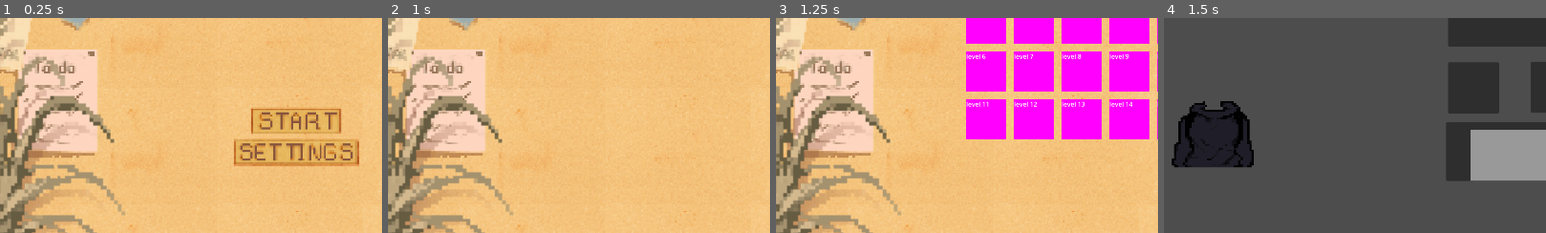
Above: before the commit, frames 1-4 (left to right).
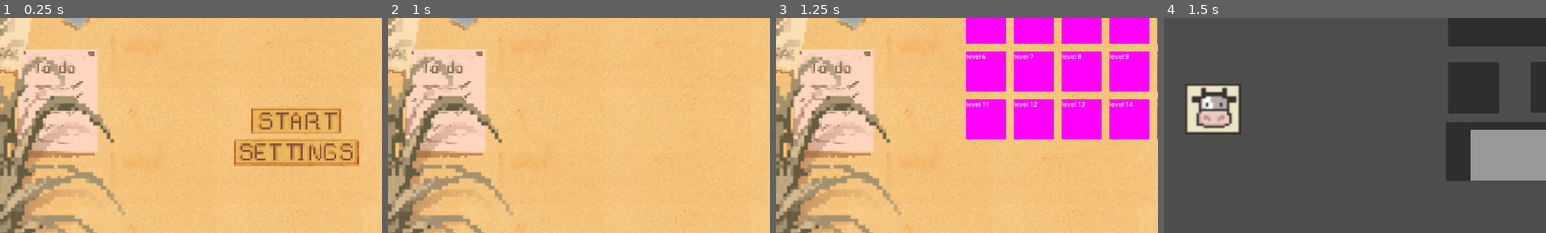
Above: after the commit, the same moments.

Repository: Project-Pixel-UoS/Brew-n-Buzz
Game: Godot game, scene res://scenes/main_menu.tscn
Two runs of this game, one before a commit and one after it. Both use one fixed random seed, a clock stepped at 60 frames per second and the inputs below.
Inputs (mouse positions are % of the whole screen's width and height, from its top left):
- Up to frame 1 (0.25 s): no input
- Up to frame 2 (1 s): click (50, 61) at 0.5 s
- Up to frame 3 (1.25 s): no input
- Up to frame 4 (1.5 s): click "level 1" at 1.25 s
The pictures show only the part of the screen within x 11-61%, y 38-88%; the shares and areas given below are measured in that part.

Frames 1-3 are identical in both runs. In frame 4, 6.8% of the frame differs, in the area x 2-24%, y 30-70%.

Commit message:
[fix]: Drag & Drop Issue

Diff:
--- a/scenes/level_1.tscn
+++ b/scenes/level_1.tscn
@@ -239,6 +239,7 @@
 script = ExtResource("6_7ydoj")
 
 [node name="TeaDrawer" type="Panel" parent="Ingredients/DrawerButton"]
+layout_mode = 0
 offset_left = 49.0
 offset_top = -11.0
 offset_right = 301.0
@@ -246,6 +247,7 @@
 
 [node name="FruitTea" type="TextureButton" parent="Ingredients/DrawerButton/TeaDrawer"]
 texture_filter = 1
+layout_mode = 0
 offset_left = 140.0
 offset_top = 10.0
 offset_right = 236.0
@@ -255,6 +257,7 @@
 
 [node name="CamomileTea" type="TextureButton" parent="Ingredients/DrawerButton/TeaDrawer"]
 texture_filter = 1
+layout_mode = 0
 offset_left = 15.0
 offset_top = 12.0
 offset_right = 111.0
--- a/scenes/object.tscn
+++ b/scenes/object.tscn
@@ -1,23 +1,21 @@
 [gd_scene load_steps=4 format=3 uid="uid://boyudpbxnh87s"]
 
 [ext_resource type="Script" path="res://scenes/object.gd" id="1_myfes"]
-[ext_resource type="Texture2D" uid="uid://krrd3ra33v5n" path="res://prototype/body1.png" id="2_n8tra"]
+[ext_resource type="Texture2D" uid="uid://bej466ttippun" path="res://images/kitchen panel/ingredients/milk.PNG" id="2_imion"]
 
 [sub_resource type="RectangleShape2D" id="RectangleShape2D_lgone"]
-size = Vector2(207, 172)
+size = Vector2(95.5, 79)
 
 [node name="object" type="Node2D"]
 script = ExtResource("1_myfes")
 
 [node name="Sprite2D" type="Sprite2D" parent="."]
-position = Vector2(3.99988, 3)
-scale = Vector2(0.174184, 0.140625)
-texture = ExtResource("2_n8tra")
+scale = Vector2(5.875, 5.29167)
+texture = ExtResource("2_imion")
 
 [node name="Area2D" type="Area2D" parent="."]
 
 [node name="CollisionShape2D" type="CollisionShape2D" parent="Area2D"]
-position = Vector2(-1.5, 62)
 shape = SubResource("RectangleShape2D_lgone")
 
 [connection signal="body_entered" from="Area2D" to="." method="_on_area_2d_body_entered"]
--- a/scenes/platform.tscn
+++ b/scenes/platform.tscn
@@ -1,11 +1,15 @@
-[gd_scene load_steps=2 format=3 uid="uid://n7usixvpisr4"]
+[gd_scene load_steps=3 format=3 uid="uid://n7usixvpisr4"]
 
 [ext_resource type="Script" path="res://scenes/platform.gd" id="1_56pwv"]
+
+[sub_resource type="RectangleShape2D" id="RectangleShape2D_f66a1"]
+size = Vector2(122, 126)
 
 [node name="platform" type="StaticBody2D" groups=["dropable"]]
 script = ExtResource("1_56pwv")
 
 [node name="CollisionShape2D" type="CollisionShape2D" parent="."]
+shape = SubResource("RectangleShape2D_f66a1")
 
 [node name="ColorRect" type="ColorRect" parent="."]
 offset_left = -64.0
